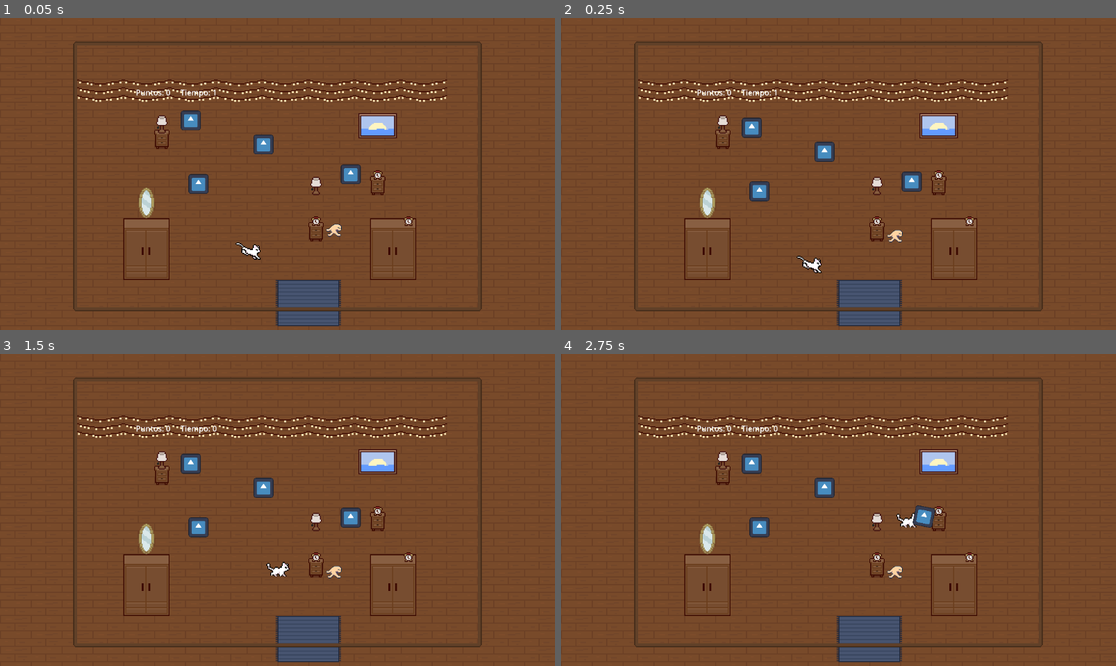
Above: before the commit, frames 1-4 (two rows, left to right).
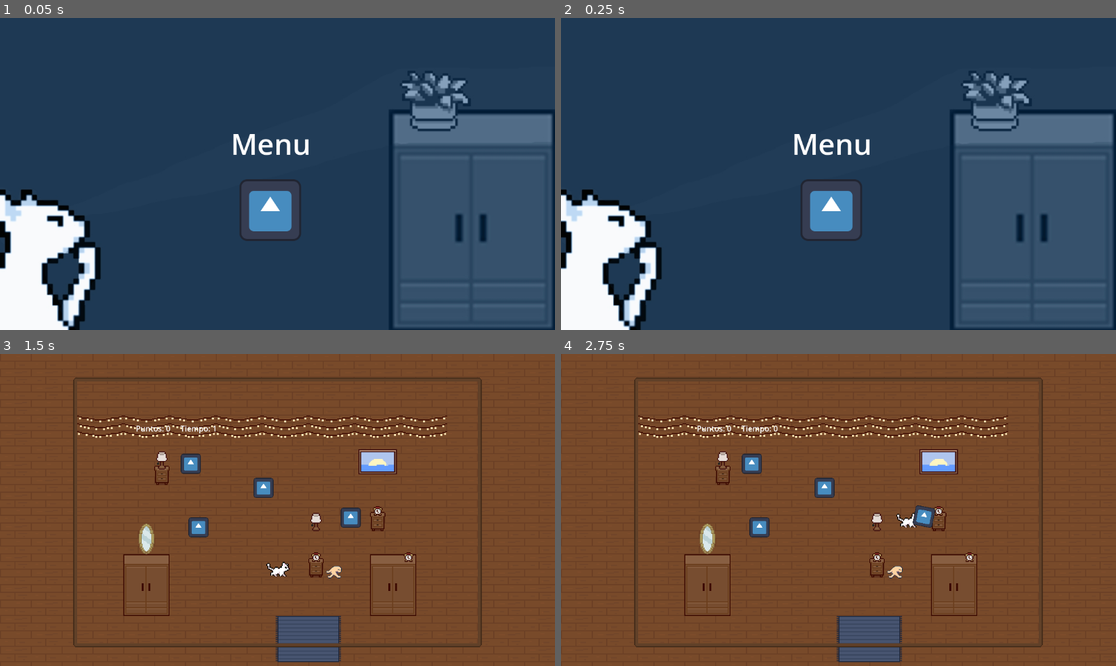
Above: after the commit, the same moments.

Repository: Zynest/Michis_del_caos_ver_2
Game: Godot game, scene res://Rooms/pantalla_menu.tscn
Two runs of this game, one before a commit and one after it. Both use one fixed random seed, a clock stepped at 60 frames per second and the inputs below. Before the commit the project starts from res://Rooms/Room_1.tscn. The engine's default icon, where the game draws it, is replaced by a stand-in: a white triangle on a blue panel in a dark square.
Inputs (mouse positions are in pixels of both pictures, inside the frame that each line leads up to):
- Up to frame 1 (0.05 s): no input
- Up to frame 2 (0.25 s): no input
- Up to frame 3 (1.5 s): click (271, 547) at 0.52 s; tap Enter (ui_accept) at 1.25 s; hold D (move_right) from 1.28 s (still down)
- Up to frame 4 (2.75 s): keep holding D (move_right); tap Enter (ui_accept) at 1.52, 2.27 s

The runs differ from the first frame. In frame 1, 100% of the frame differs, in the area x 0-100%, y 0-100%; in frame 2, 100%; in frame 3, less than 0.1%; in frame 4, nothing differs.

Commit message:
Add main menu scene and set as startup
Introduced a new main menu scene (pantalla_menu.tscn) with background image and play button, along with its script to transition to Room_1. Updated project.godot to set the main menu as the startup scene. Added new assets for the menu background and trophy. Minor precision adjustments in Room_1 and pantalla_de_ganar scenes. Cleaned up image import settings for several assets.

Diff:
--- a/Rooms/Room_1.tscn
+++ b/Rooms/Room_1.tscn
@@ -17,7 +17,7 @@
 size = Vector2(1750, 20)
 
 [sub_resource type="RectangleShape2D" id="RectangleShape2D_gq8um"]
-size = Vector2(65.25789, 25.111942)
+size = Vector2(65.2579, 25.1119)
 
 [sub_resource type="RectangleShape2D" id="RectangleShape2D_hm3dd"]
 
@@ -262,7 +262,7 @@
 [sub_resource type="TileSetAtlasSource" id="TileSetAtlasSource_wdbfl"]
 texture = ExtResource("10_hkrhj")
 10:1/0 = 0
-10:1/0/physics_layer_0/polygon_0/points = PackedVector2Array(-6.754385, -2.9366884, 6.8382907, -2.9366884, 6.4516144, 8, -8, 8)
+10:1/0/physics_layer_0/polygon_0/points = PackedVector2Array(-6.75438, -2.93669, 6.83829, -2.93669, 6.45161, 8, -8, 8)
 11:1/0 = 0
 13:1/0 = 0
 14:1/0 = 0
@@ -281,7 +281,7 @@
 7:2/0 = 0
 8:2/0 = 0
 10:2/0 = 0
-10:2/0/physics_layer_0/polygon_0/points = PackedVector2Array(-5.8314257, -8, 5.915331, -8, 5.9153314, -0.08390522, -6.1670475, -0.08390522)
+10:2/0/physics_layer_0/polygon_0/points = PackedVector2Array(-5.83143, -8, 5.91533, -8, 5.91533, -0.0839052, -6.16705, -0.0839052)
 11:2/0 = 0
 13:2/0 = 0
 14:2/0 = 0
@@ -553,7 +553,7 @@
 3:1/0 = 0
 4:1/0 = 0
 6:1/0 = 0
-6:1/0/physics_layer_0/polygon_0/points = PackedVector2Array(-4.4964685, 5.215904, 4.856186, 5.5756207, 5.5756207, 8, -5.036045, 8)
+6:1/0/physics_layer_0/polygon_0/points = PackedVector2Array(-4.49647, 5.2159, 4.85619, 5.57562, 5.57562, 8, -5.03605, 8)
 8:1/0 = 0
 9:1/0 = 0
 10:1/0 = 0
@@ -562,7 +562,7 @@
 3:2/0 = 0
 4:2/0 = 0
 6:2/0 = 0
-6:2/0/physics_layer_0/polygon_0/points = PackedVector2Array(-3.7770338, -8, 3.7770329, -8, 3.2374573, -0.5395756, -3.057599, -0.5395756)
+6:2/0/physics_layer_0/polygon_0/points = PackedVector2Array(-3.77703, -8, 3.77703, -8, 3.23746, -0.539576, -3.0576, -0.539576)
 8:2/0 = 0
 9:2/0 = 0
 10:2/0 = 0
@@ -870,7 +870,7 @@
 
 [node name="Floor" type="StaticBody2D" parent="." groups=["Ground"]]
 position = Vector2(550, 611)
-scale = Vector2(1, 7.0800014)
+scale = Vector2(1, 7.08)
 
 [node name="CollisionShape2D" type="CollisionShape2D" parent="Floor"]
 shape = SubResource("RectangleShape2D_hkrhj")
@@ -879,21 +879,21 @@
 
 [node name="Paredes" type="StaticBody2D" parent="."]
 position = Vector2(916, 366)
-scale = Vector2(0.04917452, 49.009235)
+scale = Vector2(0.0491745, 49.0092)
 
 [node name="CollisionShape2D" type="CollisionShape2D" parent="Paredes"]
-scale = Vector2(1, 0.5127449)
+scale = Vector2(1, 0.512745)
 shape = SubResource("RectangleShape2D_hkrhj")
 
 [node name="Sprite2D" type="Sprite2D" parent="Paredes"]
 
 [node name="Paredes2" type="StaticBody2D" parent="."]
-position = Vector2(229.00002, 367)
-scale = Vector2(0.04917452, 49.009235)
+position = Vector2(229, 367)
+scale = Vector2(0.0491745, 49.0092)
 
 [node name="CollisionShape2D" type="CollisionShape2D" parent="Paredes2"]
-position = Vector2(-0.0003102987, 0.020404318)
-scale = Vector2(1, 0.5127449)
+position = Vector2(-0.000310299, 0.0204043)
+scale = Vector2(1, 0.512745)
 shape = SubResource("RectangleShape2D_hkrhj")
 
 [node name="Sprite2D" type="Sprite2D" parent="Paredes2"]
@@ -902,8 +902,8 @@
 scale = Vector2(27.92, 1)
 
 [node name="CollisionShape2D" type="CollisionShape2D" parent="Ceiling"]
-position = Vector2(20.558737, 67)
-scale = Vector2(0.9999998, 5.359999)
+position = Vector2(20.5587, 67)
+scale = Vector2(1, 5.36)
 shape = SubResource("RectangleShape2D_gq8um")
 
 [node name="Cat" parent="." instance=ExtResource("1_gq8um")]
@@ -957,15 +957,15 @@
 
 [node name="Door" type="Sprite2D" parent="ExitDoor"]
 z_index = -3
-position = Vector2(835.99994, 513)
-scale = Vector2(0.1200061, 0.1200061)
+position = Vector2(836, 513)
+scale = Vector2(0.120006, 0.120006)
 texture = ExtResource("5_1k58x")
 
 [node name="DoorTrigger" type="Area2D" parent="ExitDoor"]
 position = Vector2(837, 508)
 
 [node name="CollisionShape2D" type="CollisionShape2D" parent="ExitDoor/DoorTrigger"]
-scale = Vector2(1.868266, 3.0676458)
+scale = Vector2(1.86827, 3.06765)
 shape = SubResource("RectangleShape2D_hm3dd")
 
 [node name="Background" type="TileMapLayer" parent="."]
--- a/Rooms/pantalla_de_ganar.tscn
+++ b/Rooms/pantalla_de_ganar.tscn
@@ -18,7 +18,7 @@
 anchor_bottom = 1.0
 grow_horizontal = 2
 grow_vertical = 2
-color = Color(6.3773246e-07, 0.294758, 0.09144706, 1)
+color = Color(6.37732e-07, 0.294758, 0.0914471, 1)
 
 [node name="GameOver" type="Label" parent="."]
 layout_mode = 1
--- /dev/null
+++ b/Rooms/pantalla_menu.tscn
@@ -0,0 +1,42 @@
+[gd_scene load_steps=4 format=3 uid="uid://bjgschekl3ncx"]
+
+[ext_resource type="Script" uid="uid://dvtufdbwlauxn" path="res://Scripts/pantalla_menu.gd" id="1_f1jph"]
+[ext_resource type="Texture2D" uid="uid://bhj5y8eqqxhyv" path="res://assets/PantallaMenu_Prueba.jpg" id="2_pcby0"]
+[ext_resource type="Texture2D" uid="uid://dxsleajf6q16g" path="res://assets/icon.svg" id="3_q4whh"]
+
+[node name="Pantalla_Menu" type="Control"]
+layout_mode = 3
+anchors_preset = 15
+anchor_right = 1.0
+anchor_bottom = 1.0
+grow_horizontal = 2
+grow_vertical = 2
+script = ExtResource("1_f1jph")
+
+[node name="TextureRect" type="TextureRect" parent="."]
+layout_mode = 1
+anchors_preset = 15
+anchor_right = 1.0
+anchor_bottom = 1.0
+grow_horizontal = 2
+grow_vertical = 2
+texture = ExtResource("2_pcby0")
+
+[node name="Menu" type="Label" parent="."]
+layout_mode = 0
+offset_left = 479.0
+offset_top = 219.0
+offset_right = 645.0
+offset_bottom = 302.0
+theme_override_font_sizes/font_size = 60
+text = "Menu"
+
+[node name="Play" type="TextureButton" parent="."]
+layout_mode = 0
+offset_left = 497.0
+offset_top = 335.0
+offset_right = 625.0
+offset_bottom = 463.0
+texture_normal = ExtResource("3_q4whh")
+
+[connection signal="pressed" from="Play" to="." method="_on_play_pressed"]
--- /dev/null
+++ b/Scripts/pantalla_menu.gd
@@ -0,0 +1,6 @@
+extends Control
+
+
+
+func _on_play_pressed() -> void:
+	get_tree().change_scene_to_file("res://Rooms/Room_1.tscn")
--- a/project.godot
+++ b/project.godot
@@ -11,8 +11,8 @@
 [application]
 
 config/name="InsanePussyDestroyer"
-run/main_scene="uid://d03vnhsuhjelp"
-config/features=PackedStringArray("4.5", "Forward Plus")
+run/main_scene="uid://bjgschekl3ncx"
+config/features=PackedStringArray("4.4", "Forward Plus")
 config/icon="uid://mv7v0mm77048"
 
 [autoload]
Not shown, added: Scripts/pantalla_menu.gd.uid
Not shown, changed: assets/0fc84f0c3d4c39f.png.import
Not shown, changed: assets/32bit5peso.png.import
Not shown, changed: assets/Explosión-Sheet.png.import
Binary file added: assets/PantallaMenu_Prueba.jpg
Not shown, added: assets/PantallaMenu_Prueba.jpg.import
Not shown, changed: assets/Sprite-0007.png.import
Not shown, changed: assets/beds_BR.png.import
Not shown, changed: assets/cabinets_BA.png.import
Not shown, changed: assets/cabinets_LRK.png.import
Binary file added: assets/copa_mundial.png
Not shown, added: assets/copa_mundial.png.import
(and 15 more such lines)
